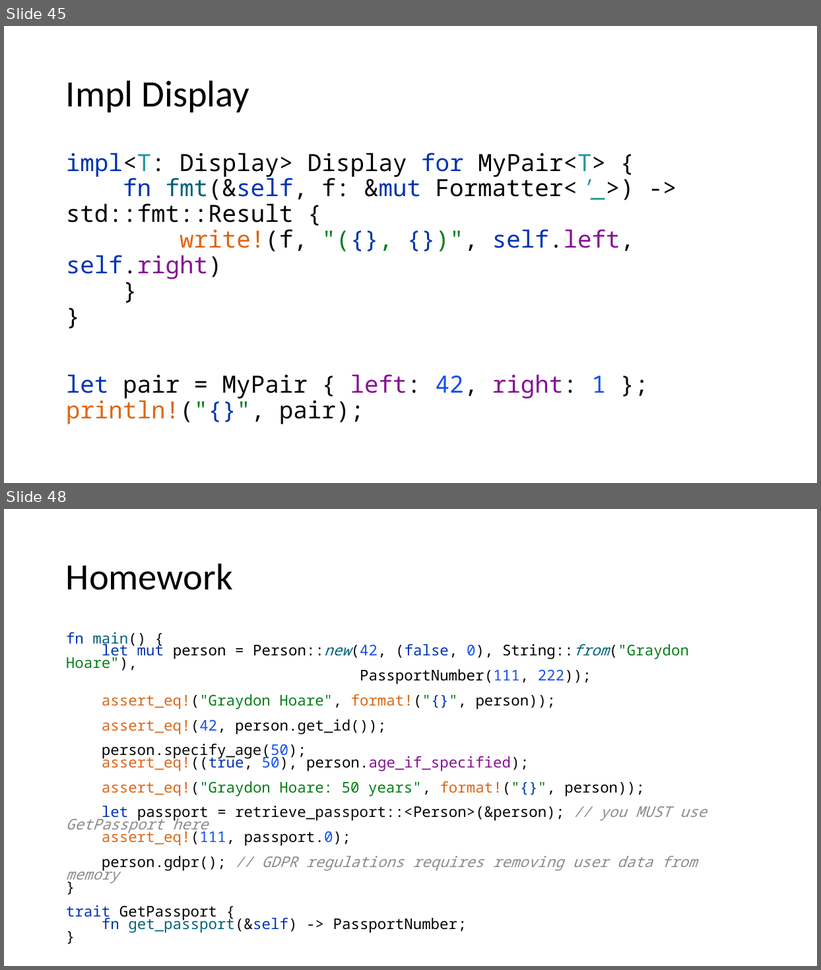
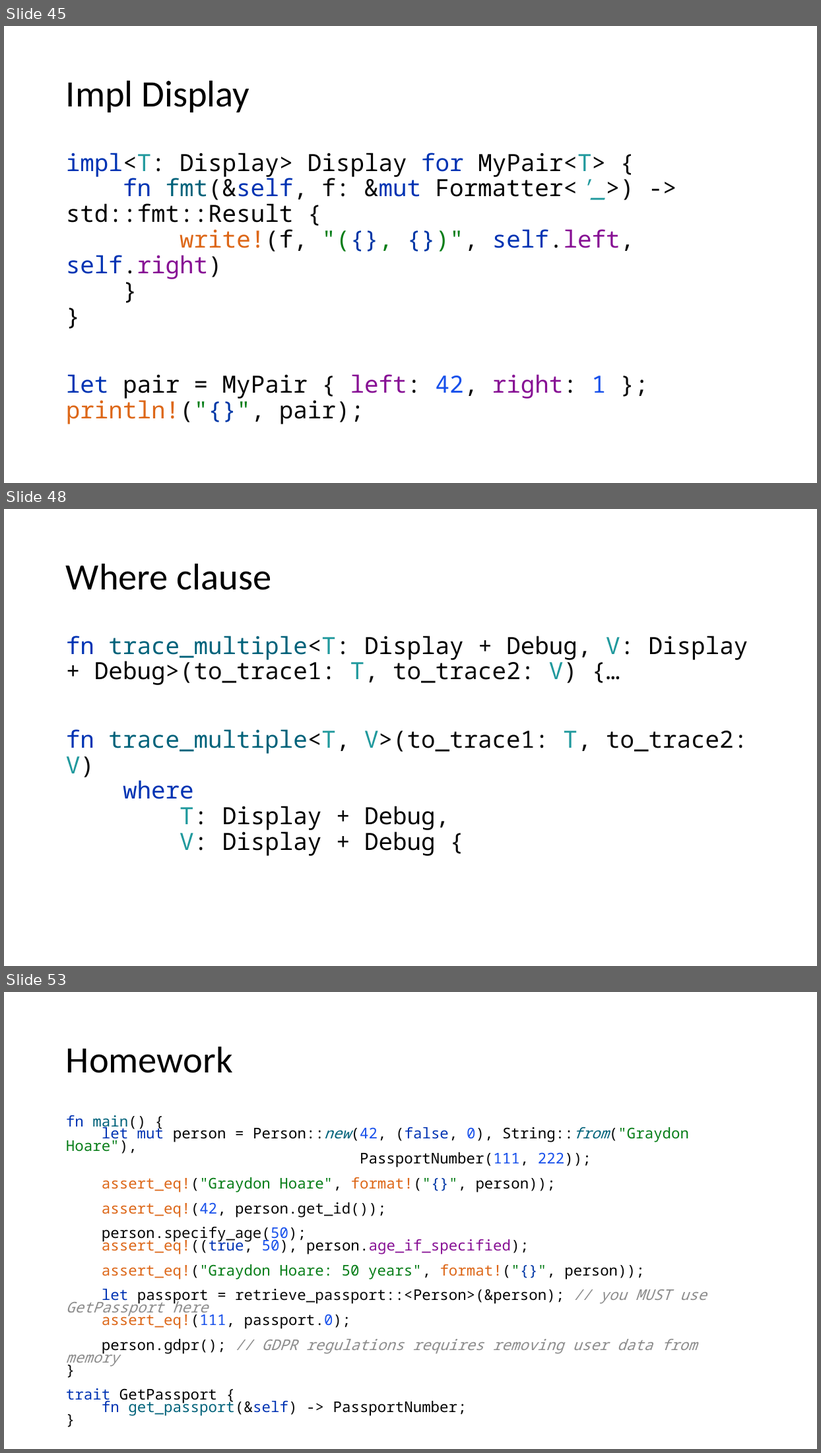
Before and after one commit to kugushev/course-rust-basics, a slide deck: src/04-BuildingBlocks/04-BuildingBlocks.pptx. Shown one above the other, each under a label of ours: slides 45 and 48 before the commit, slides 45, 48 and 53 after it; the slides between them are not shown. The pictures are 821x970 and 821x1453 pixels, drawn with LibreOffice and Linux fonts; fonts in the diff are those of the drawing. Boxes give left, top, right and bottom in pixels: in the first picture for what was removed or moved away, otherwise in the second. Text is boxed around its words. In the diff, an @@ line names an element or a change of style, - is before the commit and + after.

```diff
--- a/src/04-BuildingBlocks/04-BuildingBlocks.pptx
+++ b/src/04-BuildingBlocks/04-BuildingBlocks.pptx
@@ slide 48 added at bbox=[4, 509, 817, 966], background #FFFFFF @@
@@ title added at bbox=[66, 563, 272, 590], 44 pt, text #000000 @@
+Where clause
@@ text added at bbox=[66, 636, 748, 856], 28 pt, text #080808 @@
+fn trace_multiple<T: Display + Debug, V: Display + Debug>(to_trace1: T, to_trace2: V) {…
+fn trace_multiple<T, V>(to_trace1: T, to_trace2: V)
+where
+T: Display + Debug,
+V: Display + Debug {
@@ what was slide 48 is now slide 53 @@
```
Also in this commit, not shown: 4 other slides added, 4 other files.
